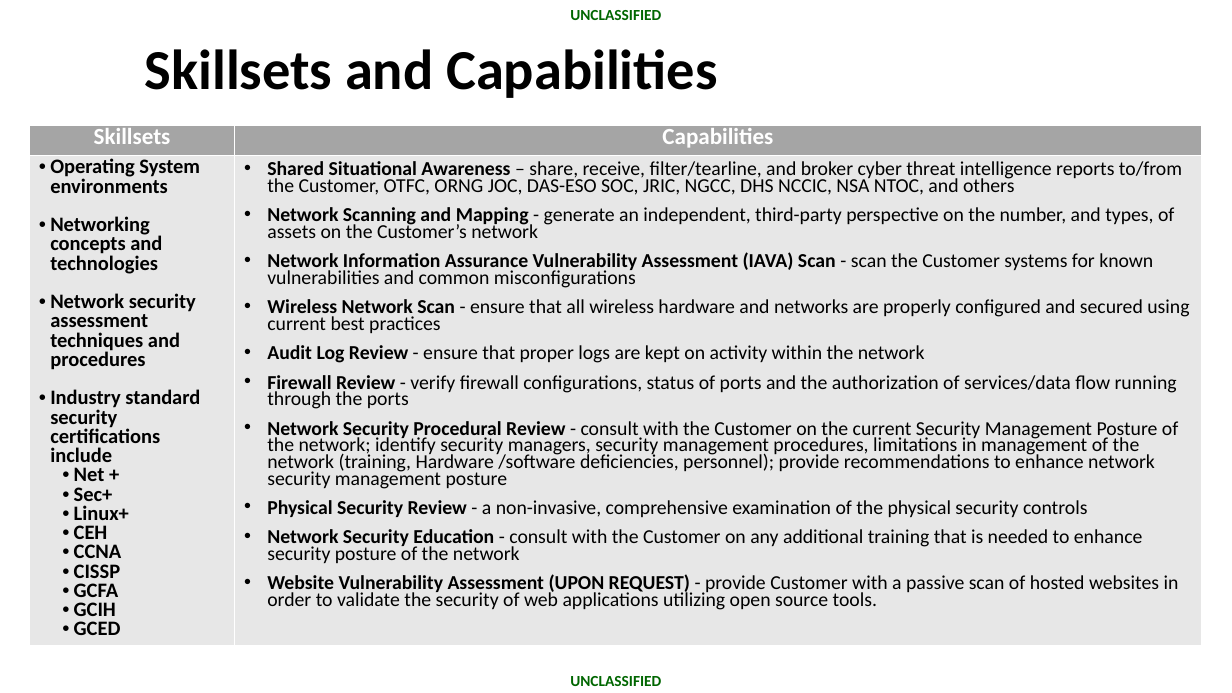
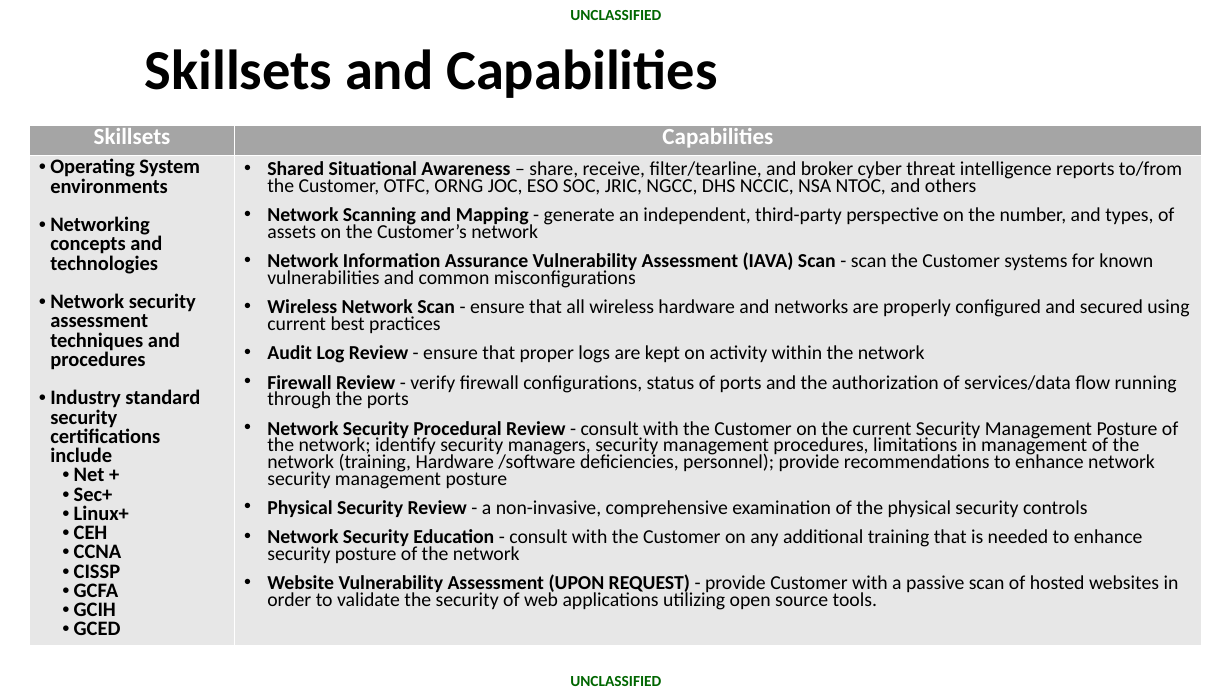
Before and after one commit to oregon-national-guard/docs, a slide deck: slide 16 of (U) National Guard Cyber Support (External Brief).pptx. Drawn at 1232x693 pixels with LibreOffice and Linux fonts; fonts in the diff are those of the drawing; background and template pictures are left out. Boxes give left, top, right and bottom in pixels: in the first picture for what was removed or moved away, otherwise in the second. Text is boxed around its words. In the diff, an @@ line names an element or a change of style, - is before the commit and + after.

```diff
--- a/(U) National Guard Cyber Support (External Brief).pptx
+++ b/(U) National Guard Cyber Support (External Brief).pptx
@@ text at <box>267,161,1182,195</box>: text changed @@
-• Shared Situational Awareness – share, receive, filter/tearline, and broker cyber threat intelligence reports to/from the Customer, OTFC, ORNG JOC, DAS-ESO SOC, JRIC, NGCC, DHS NCCIC, NSA NTOC, and others
+• Shared Situational Awareness – share, receive, filter/tearline, and broker cyber threat intelligence reports to/from the Customer, OTFC, ORNG JOC, ESO SOC, JRIC, NGCC, DHS NCCIC, NSA NTOC, and others
```
Also in this commit, not shown: 2 other slides changed, 2 other files.
